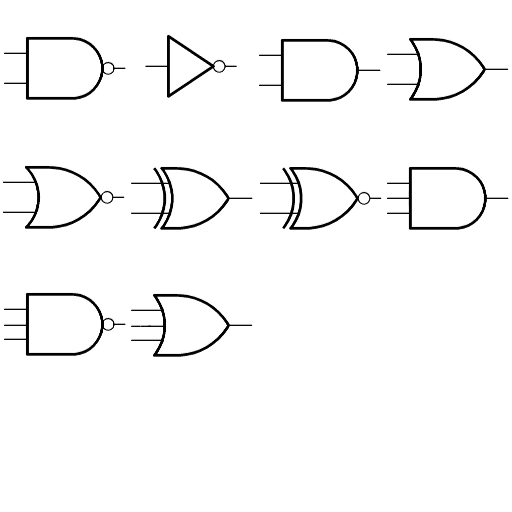
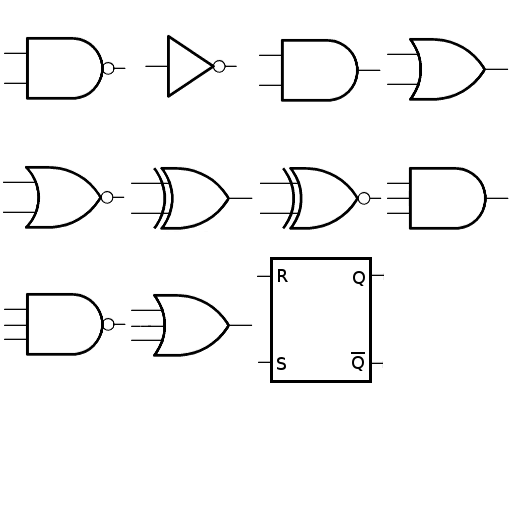
Comparing the layer stacks of the two w=512, h=512 images. Changes:
added layer "Q #1" above "Q" over [352,356,364,371]
added layer "Q" above "R" over [353,271,365,286]
added layer "R" above "S" over [278,269,288,282]
added layer "S" above "Background" over [277,357,286,370]
painted on "Background" over [257,257,384,383]
